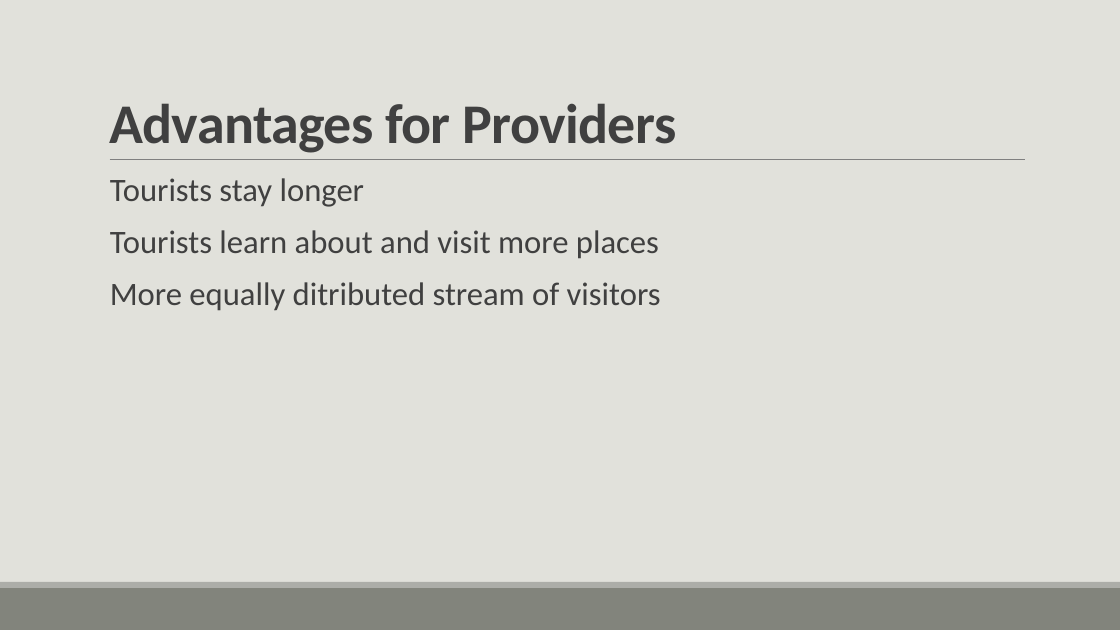
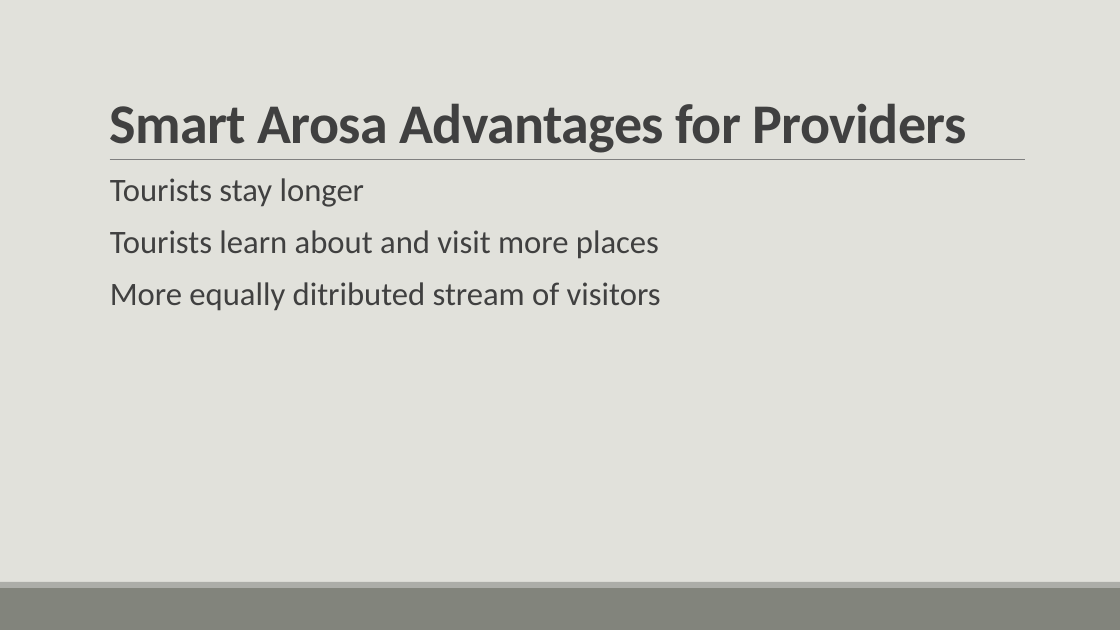
Before and after one commit to smart-arosa/smart-arosa, a slide deck: slide 6 of beacon.pptx. Drawn at 1120x630 pixels with LibreOffice and Linux fonts; fonts in the diff are those of the drawing. Boxes give left, top, right and bottom in pixels: in the first picture for what was removed or moved away, otherwise in the second. Text is boxed around its words. In the diff, an @@ line names an element or a change of style, - is before the commit and + after.

```diff
--- a/beacon.pptx
+++ b/beacon.pptx
@@ title at (109, 103, 967, 153): text changed @@
-Advantages for Providers
+Smart Arosa Advantages for Providers
```
Also in this commit, not shown: 3 other slides changed.
